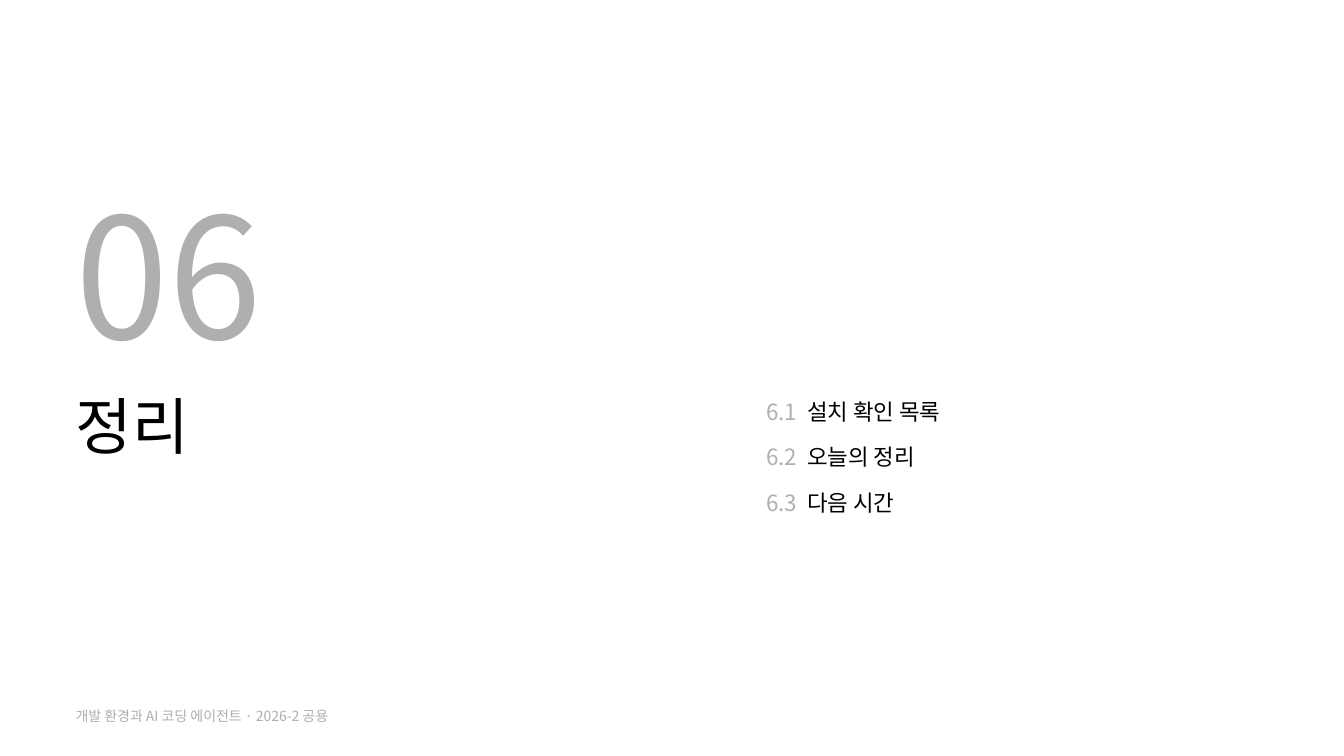
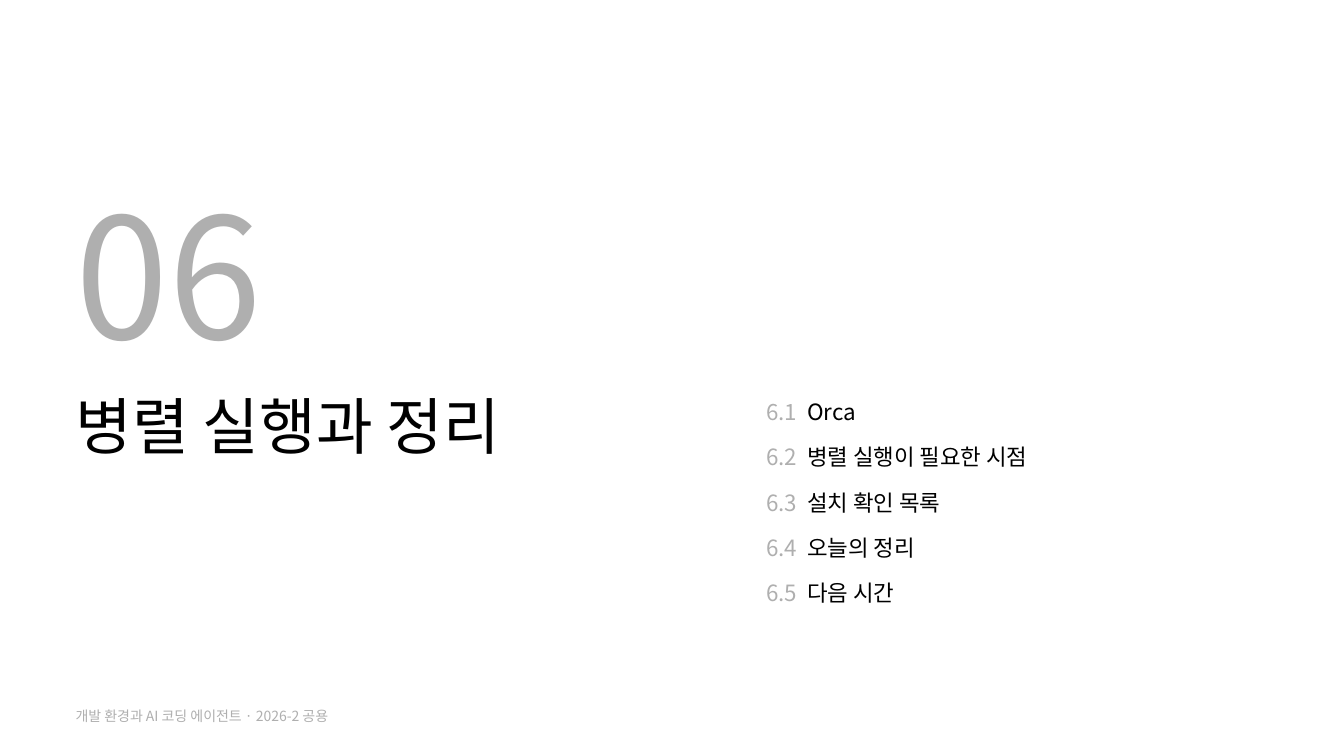
Before and after one commit to jihoyeo/smart-transport-logistics, a slide deck: slide 29 of slides/common/dev_env.pptx (slide 25 before the commit). Drawn at 1344x756 pixels with LibreOffice and Linux fonts; fonts in the diff are those of the drawing. Boxes give left, top, right and bottom in pixels: in the first picture for what was removed or moved away, otherwise in the second. Text is boxed around its words. In the diff, an @@ line names an element or a change of style, - is before the commit and + after.

```diff
--- a/slides/common/dev_env.pptx
+++ b/slides/common/dev_env.pptx
@@ title at (76,398,500,454): text changed @@
-정리
+병렬 실행과 정리
@@ text at (766,403,1027,603): text changed @@
-6.1 설치 확인 목록
-6.2 오늘의 정리
-6.3 다음 시간
+6.1 Orca
+6.2 병렬 실행이 필요한 시점
+6.3 설치 확인 목록
+6.4 오늘의 정리
+6.5 다음 시간
```
Also in this commit, not shown: 11 other slides changed, 8 slides added, 2 slides removed, 4 other files.
